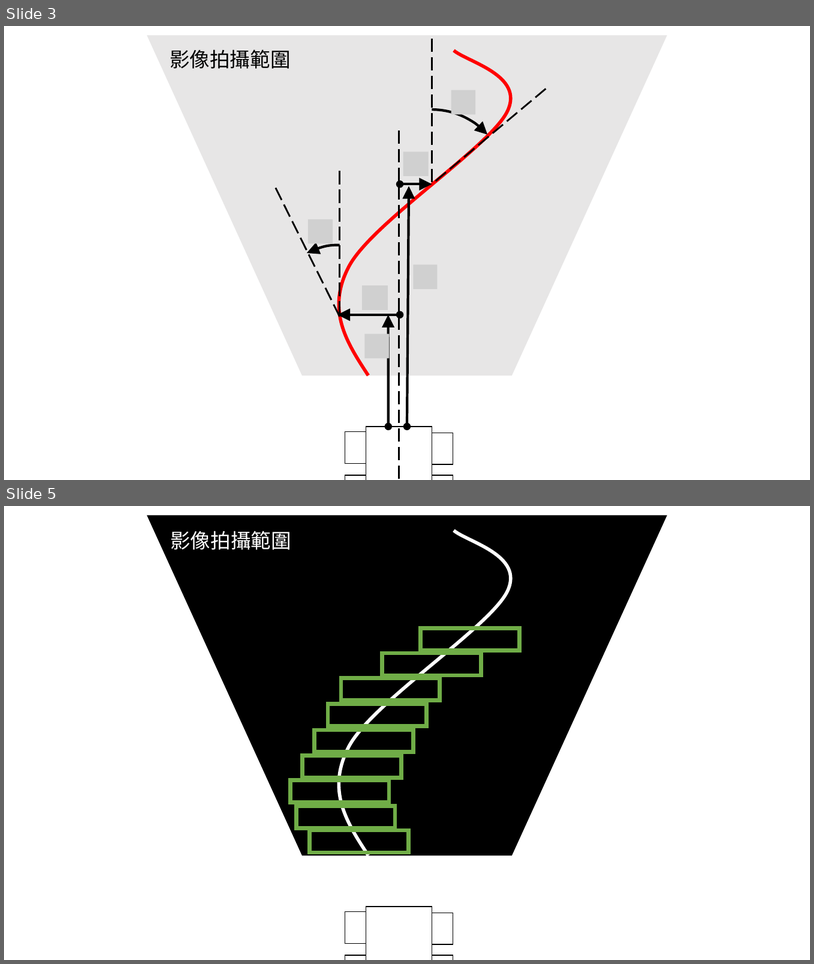
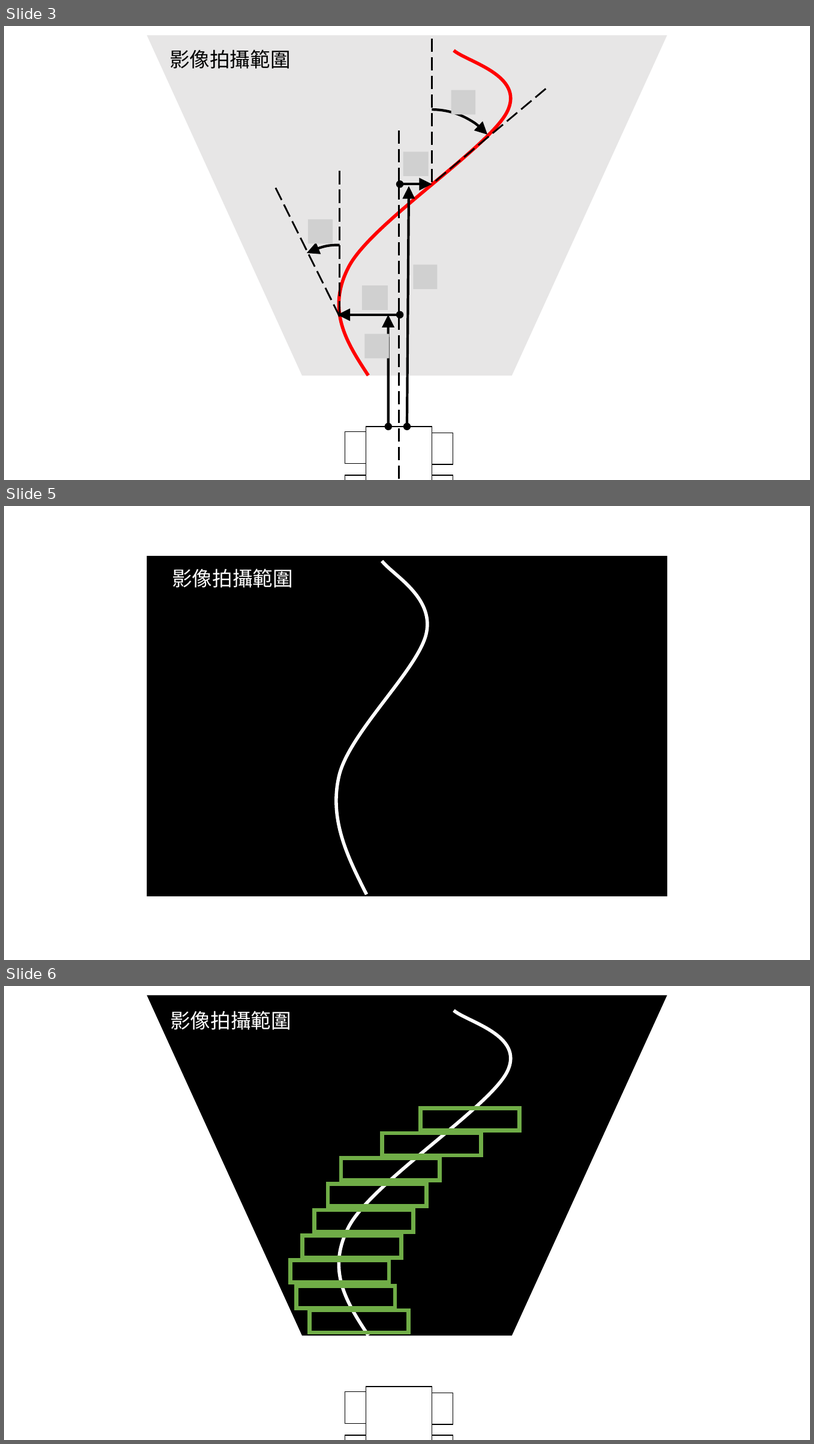
Before and after one commit to PrinceLego/Mechatronics_Integration, a slide deck: final_project/test.pptx. Shown one above the other, each under a label of ours: slides 3 and 5 before the commit, slides 3, 5 and 6 after it; the slides between them are not shown. The pictures are 814x964 and 814x1444 pixels, drawn with LibreOffice and Linux fonts; fonts in the diff are those of the drawing; grey boxes stand for pictures. Boxes give left, top, right and bottom in pixels: in the first picture for what was removed or moved away, otherwise in the second. Text is boxed around its words. In the diff, an @@ line names an element or a change of style, - is before the commit and + after.

```diff
--- a/final_project/test.pptx
+++ b/final_project/test.pptx
@@ slide 5 added at [4,506,810,960], background #FFFFFF @@
@@ trapezoid added at [147,556,668,896], fill #000000 @@
@@ freeform shape added at [267,553,501,896], outline #FFFFFF 4 pt @@
@@ text added at [172,568,293,588], 24 pt, text #FFFFFF @@
+影像拍攝範圍
@@ what was slide 5 is now slide 6 @@
```
Also in this commit, not shown: 1 slide changed, 3 other files.
